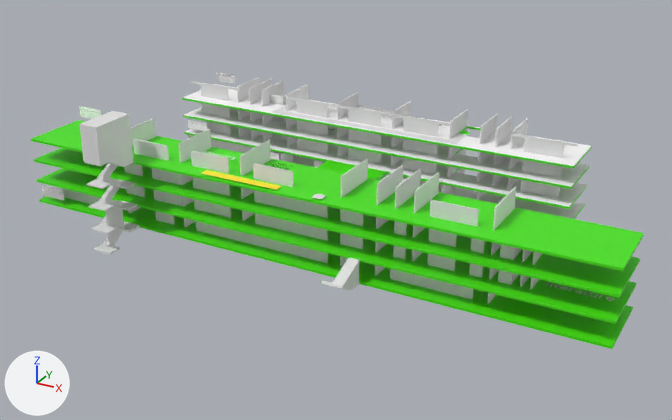
A saved change to the glTF model docs/model/map.glb.
The view is the same before and after, from a 50 mm lens placed at (69.4, -120.3, 61.0), pointed at (7.0, -6.8, 4.3). Every picture has the same lights, and +X, +Y and +Z are marked at lower left. Where no turn or scale is listed for an object, it has been applied to the vertices.

In view in the first picture: 'Str S 1F', 'Str S 4F', 'ceiling Gate.001', 'floor 1F', 'floor 2F', 'floor 3F', 'floor 4F', 'floor S 1F', 'floor S 2F', 'floor S 3F', 'floor S 4F', 'wall HomeRoom~HomeRoom.001', 'wall HomeRoom~HomeRoom.002', '平面', '平面.002', '平面.003', '平面.004', '平面.007'.
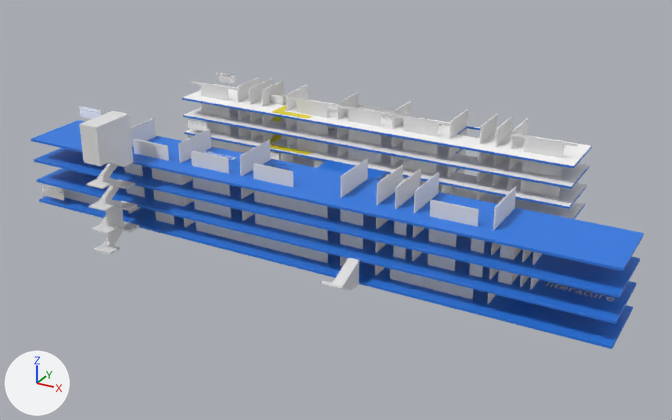
The change, as a list of edits to the scene's bpy script:
```text
Change mat_concrete:
    mat_concrete.base_color: (0.0636, 0.8, 0.0) -> (0.0242, 0.2, 0.8)  # green #47e700 -> blue #2b7ce7
Add mat_マテリアル_018:
    mat_マテリアル_018 = principled_material('マテリアル.018')
    mat_マテリアル_018.base_color = (0.8, 0.678, 0.00246)  # yellow #e7d708
Add mat_マテリアル_013:
    mat_マテリアル_013 = principled_material('マテリアル.013')
    mat_マテリアル_013.base_color = (0.8, 0.671, 0.00129)  # yellow #e7d604
Add mat_マテリアル_007:
    mat_マテリアル_007 = principled_material('マテリアル.007')
    mat_マテリアル_007.base_color = (0.8, 0.669, 0.00315)  # yellow #e7d60a
Add mat_マテリアル_020:
    mat_マテリアル_020 = principled_material('マテリアル.020')
    mat_マテリアル_020.base_color = (0.799, 0.546, 0.00402)  # yellow #e7c30d
Change me_平面_002:
    where me_平面_002.from_pydata(...)  # 4 vertices, 2 faces; spans x -0.75..0.75, y -0.75..0.75, z 0.0
    add me_平面_002.materials.append(mat_マテリアル_014)  # black #000000
Change me_平面_004:
    where me_平面_004.from_pydata(...)  # 4 vertices, 2 faces; spans x -0.75..0.75, y -0.75..0.75, z 0.0
    add me_平面_004.materials.append(mat_マテリアル_013)  # yellow #e7d604
Change me_平面_005:
    where me_平面_005.from_pydata(...)  # 4 vertices, 2 faces; spans x -3.76..3.76, y -0.75..0.75, z 0.0
    add me_平面_005.materials.append(mat_マテリアル_007)  # yellow #e7d60a
Add me_平面_047:
    me_平面_047.from_pydata([(-0.75, -0.75, 0.0), (0.75, -0.75, 0.0), (-0.75, 0.75, 0.0), (0.75, 0.75, 0.0)], [], [(0, 1, 3), (0, 3, 2)])
    me_平面_047.materials.append(mat_マテリアル_018)  # yellow #e7d708
Add me_平面_052:
    me_平面_052.from_pydata([(-0.75, -1.02, -0.85), (0.75, -1.02, -0.85), (-0.75, 1.02, 0.85), (0.75, 1.02, 0.85)], [], [(0, 1, 3), (0, 3, 2)])
    me_平面_052.materials.append(mat_マテリアル_020)  # yellow #e7c30d
Change ob_平面:
    ob_平面: bpy.data.objects.new('平面', me_平面) -> bpy.data.objects.new('平面', me_平面_001)
    ob_平面.location: (0.9, -22.8, 13.7) -> (-19.1, 14.8, 3.4)
    ob_平面.scale: (8.28, 1.0, 8.28) -> (1.95, 0.992, 1.94)
Change ob_平面_001:
    ob_平面_001: bpy.data.objects.new('平面.001', me_平面_001) -> bpy.data.objects.new('平面.001', me_平面_047)
    ob_平面_001.location: (13.3, -22.8, 13.7) -> (-18.3, 21.9, 5.1)
    ob_平面_001.scale: (1.0, 1.0, 1.0) -> (2.93, 1.0, 2.93)
Change ob_平面_002:
    ob_平面_002.location: (4.9, 14.8, 10.2) -> (-19.8, 17.3, 3.4)
    ob_平面_002.scale: (6.78, 1.0, 6.78) -> (1.03, 2.4, 2.47)
Change ob_平面_004:
    ob_平面_004.location: (-5.1, 14.8, 10.2) -> (-13.9, 14.8, 3.4)
    ob_平面_004.scale: (6.65, 1.0, 6.65) -> (5.01, 1.0, 5.01)
Change ob_平面_007:
    ob_平面_007.location: (13.1, 14.8, 10.2) -> (-18.3, 21.9, 8.4)
Add ob_平面_048:
    ob_平面_048 = bpy.data.objects.new('平面.048', me_平面_052)
    ob_平面_048.location = (-19.8, 19.8, 4.2)
```

Changed parts and their boxes [x1, y1, x2, y2] in the pictures (672 x 420 px):
'floor S 4F', recoloured (green to blue): [31, 120, 644, 271] in both
'floor S 3F', recoloured (green to blue): [33, 148, 640, 298] in both
'floor S 2F', recoloured (green to blue): [36, 168, 637, 324] in both
'floor S 1F', recoloured (green to blue): [39, 192, 633, 349] in both
'floor 3F', recoloured: [183, 108, 589, 189] in both
'floor 4F', recoloured: [182, 95, 592, 169] in both
'floor 2F', recoloured: [184, 126, 587, 209] in both
'floor 1F', recoloured: [273, 155, 585, 219] in both
'ceiling Gate.001', recoloured (green to blue): [317, 160, 387, 180] in both
'平面', reshaped, moved, rescaled (78% narrower, 76% shorter): before [201, 170, 281, 190]; after [260, 144, 277, 148]
'平面.004', recoloured, moved, rescaled (25% narrower, 17% shorter): before [309, 116, 361, 127]; after [273, 146, 312, 155]
'平面.002', recoloured, moved, rescaled: before [359, 125, 416, 137]; after [270, 138, 279, 144]
'平面.007', moved (not visible afterwards): before [413, 134, 450, 142]
'平面.003', recoloured: [272, 110, 311, 118] in both
'平面.009', recoloured: [273, 116, 470, 135] in both
'平面.001', reshaped, moved, rescaled (not visible afterwards): before [312, 194, 327, 199]
'平面.048', added: after [273, 134, 282, 139]
